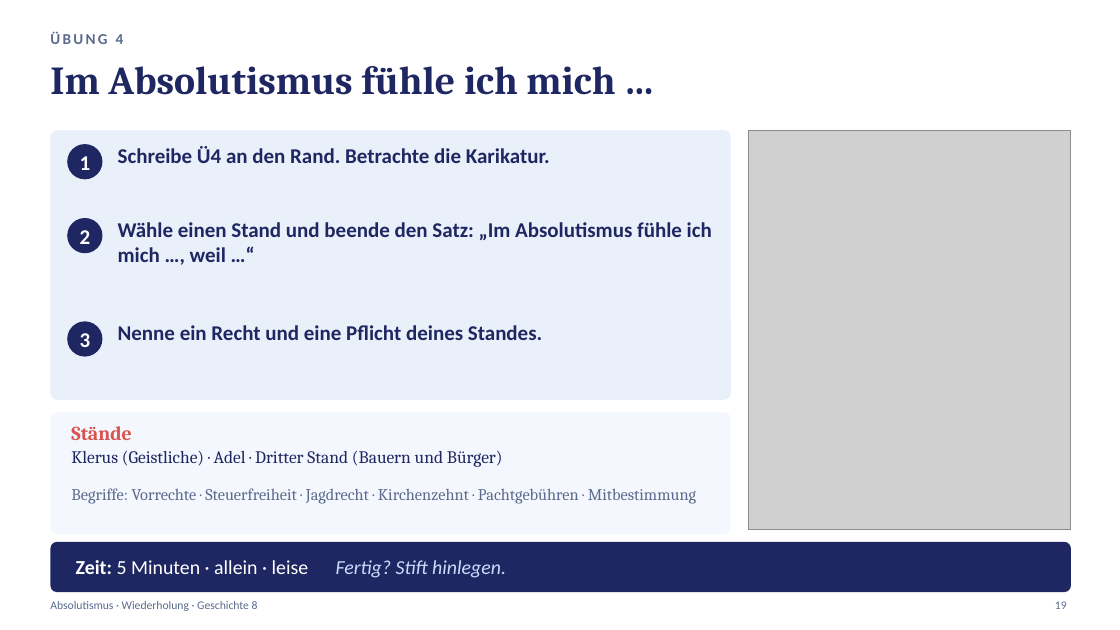
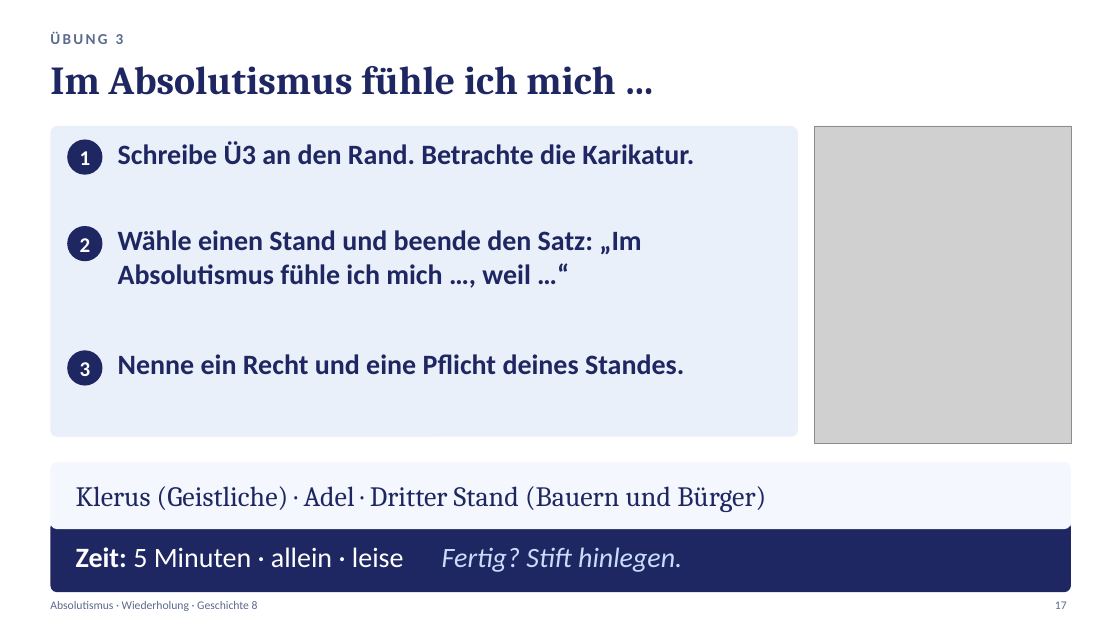
Before and after one commit to golzkonstantin-gif/Schule, a slide deck: slide 17 of Geschichte_8/Absolutismus_Wiederholung/Praesentation_Absolutismus_Wiederholung.pptx (slide 19 before the commit). Drawn at 1120x630 pixels with LibreOffice and Linux fonts; fonts in the diff are those of the drawing; grey boxes stand for pictures. Boxes give left, top, right and bottom in pixels: in the first picture for what was removed or moved away, otherwise in the second. Text is boxed around its words. In the diff, an @@ line names an element or a change of style, - is before the commit and + after.

```diff
--- a/Geschichte_8/Absolutismus_Wiederholung/Praesentation_Absolutismus_Wiederholung.pptx
+++ b/Geschichte_8/Absolutismus_Wiederholung/Praesentation_Absolutismus_Wiederholung.pptx
@@ text at (x1=50, y1=31, x2=124, y2=44): text changed @@
-ÜBUNG 4
+ÜBUNG 3
@@ rounded rectangle resized from (x1=50, y1=130, x2=731, y2=400) to (x1=50, y1=126, x2=798, y2=437) @@
@@ text "1" moved from (x1=80, y1=156, x2=91, y2=170) to (x1=80, y1=151, x2=91, y2=165) @@
@@ ellipse moved from (x1=67, y1=145, x2=103, y2=180) to (x1=67, y1=139, x2=103, y2=175) @@
@@ text at (x1=118, y1=141, x2=694, y2=164): text changed; size 18 to 24 pt @@
-Schreibe Ü4 an den Rand. Betrachte die Karikatur.
+Schreibe Ü3 an den Rand. Betrachte die Karikatur.
@@ picture resized from (x1=749, y1=130, x2=1071, y2=529) to (x1=815, y1=126, x2=1071, y2=444) @@
@@ text "2" moved from (x1=80, y1=230, x2=91, y2=244) to (x1=80, y1=238, x2=91, y2=252) @@
@@ ellipse moved from (x1=67, y1=218, x2=103, y2=254) to (x1=67, y1=226, x2=103, y2=261) @@
@@ text "Wähle einen Stand und beende ..." at (x1=118, y1=230, x2=641, y2=284): size 18 to 24 pt @@
@@ text "3" moved from (x1=80, y1=333, x2=91, y2=347) to (x1=80, y1=362, x2=91, y2=376) @@
@@ ellipse moved from (x1=67, y1=322, x2=103, y2=357) to (x1=67, y1=350, x2=103, y2=386) @@
@@ text "Nenne ein Recht und eine ..." at (x1=118, y1=354, x2=684, y2=374): size 18 to 24 pt @@
@@ text "Nenne ein Recht und eine ..." moved from (x1=118, y1=325, x2=542, y2=340) to (x1=118, y1=354, x2=684, y2=374) @@
@@ text removed at (x1=71, y1=426, x2=132, y2=440) @@
-Stände
@@ proportions changed in 3 elements at (x1=50, y1=521, x2=1071, y2=592), (x1=50, y1=126, x2=798, y2=437), (x1=50, y1=462, x2=1071, y2=529) @@
@@ rounded rectangle resized from (x1=50, y1=413, x2=731, y2=534) to (x1=50, y1=462, x2=1071, y2=529) @@
@@ text "Klerus (Geistliche) · Adel · ..." moved from (x1=71, y1=451, x2=503, y2=467) to (x1=76, y1=486, x2=766, y2=512) @@
@@ text "Klerus (Geistliche) · Adel · ..." at (x1=76, y1=486, x2=766, y2=512): size 15 to 24 pt; vertical alignment top to middle @@
@@ text removed at (x1=71, y1=488, x2=696, y2=504) @@
-Begriffe: Vorrechte · Steuerfreiheit · Jagdrecht · Kirchenzehnt · Pachtgebühren · Mitbestimmung
@@ rounded rectangle resized from (x1=50, y1=542, x2=1071, y2=592) to (x1=50, y1=521, x2=1071, y2=592) @@
@@ text "Zeit: 5 Minuten · allein ..." moved from (x1=76, y1=560, x2=506, y2=578) to (x1=76, y1=547, x2=682, y2=572) @@
@@ text "Zeit: 5 Minuten · allein ..." at (x1=76, y1=547, x2=682, y2=572): size 17 to 24 pt @@
@@ text at (x1=1055, y1=601, x2=1067, y2=609): text changed @@
-19
+17
```
Also in this commit, not shown: 16 other slides changed, 3 slides removed, 3 other files.
